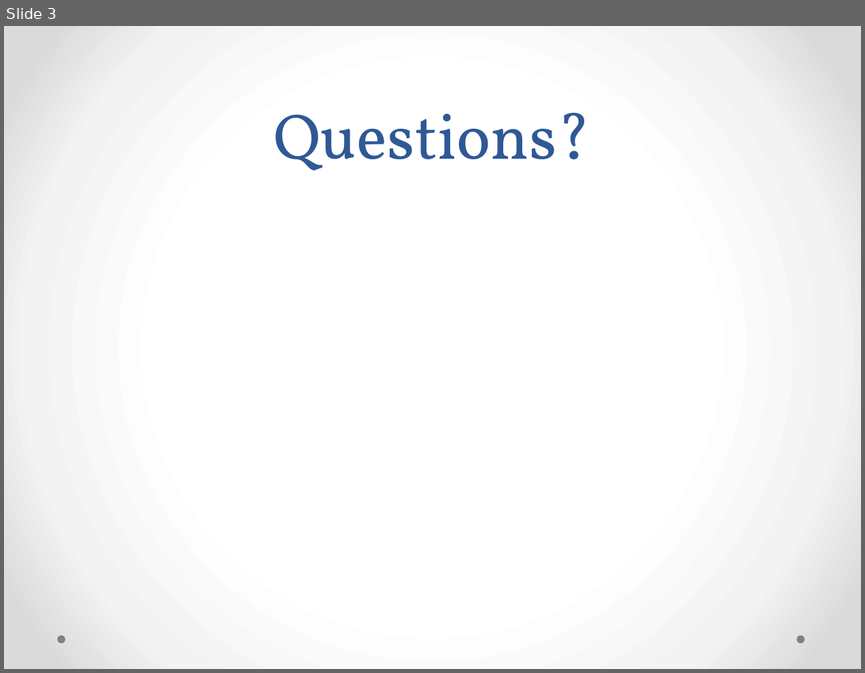
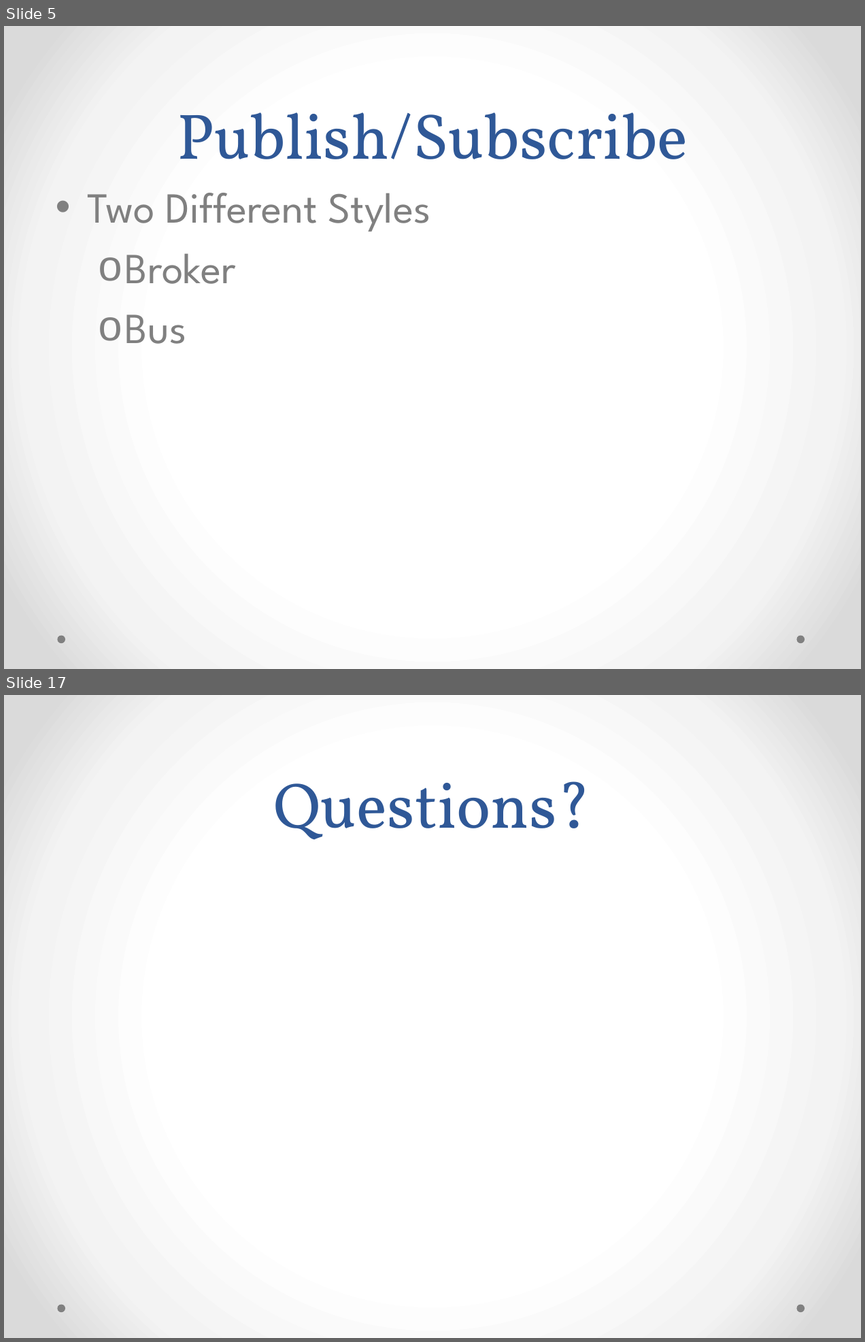
Before and after one commit to ekepes/Presentations, a slide deck: GetOnTheBus/Get on the Bus with MassTransit.pptx. Shown one above the other, each under a label of ours: slide 3 before the commit, slides 5 and 17 after it; the slides between them are not shown. The pictures are 865x673 and 865x1342 pixels, drawn with LibreOffice and Linux fonts; fonts in the diff are those of the drawing. Boxes give left, top, right and bottom in pixels: in the first picture for what was removed or moved away, otherwise in the second. Text is boxed around its words. In the diff, an @@ line names an element or a change of style, - is before the commit and + after.

```diff
--- a/GetOnTheBus/Get on the Bus with MassTransit.pptx
+++ b/GetOnTheBus/Get on the Bus with MassTransit.pptx
@@ slide 5 added at [4, 26, 861, 669], background gradient #FFFFFF to #F4F4F4 to #DADADA; not listed: 2 template elements that a slide beside it also shows @@
@@ title added at [177, 112, 687, 159], 54 pt, text #2F5897 @@
+Publish/Subscribe
@@ text added at [88, 193, 431, 344], 36 pt, text #808080 @@
+• Two Different Styles
+  o Broker
+  o Bus
@@ what was slide 3 is now slide 17 @@
```
Also in this commit, not shown: 3 slides changed, 13 other slides added, 1 other file.
